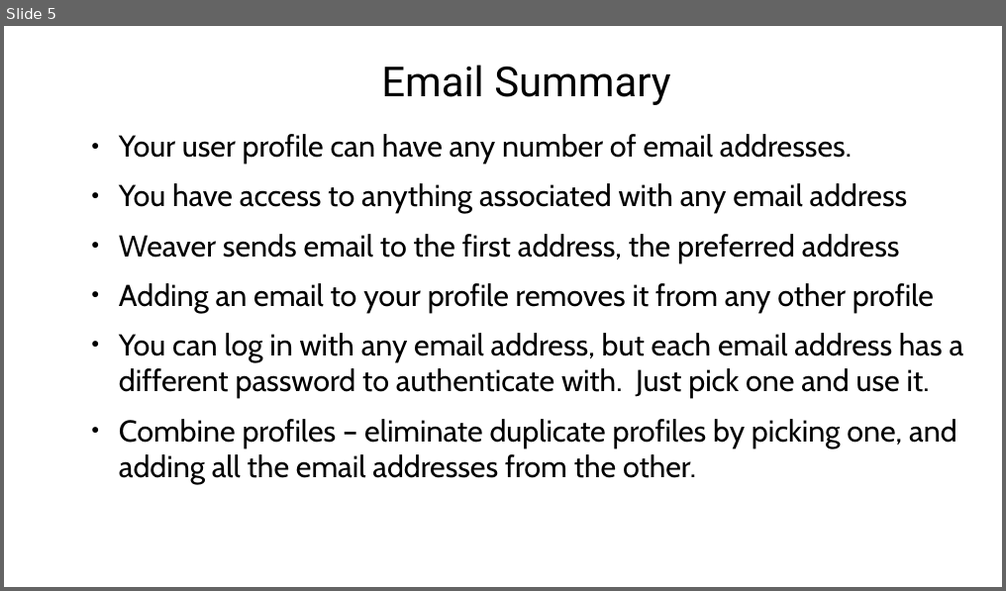
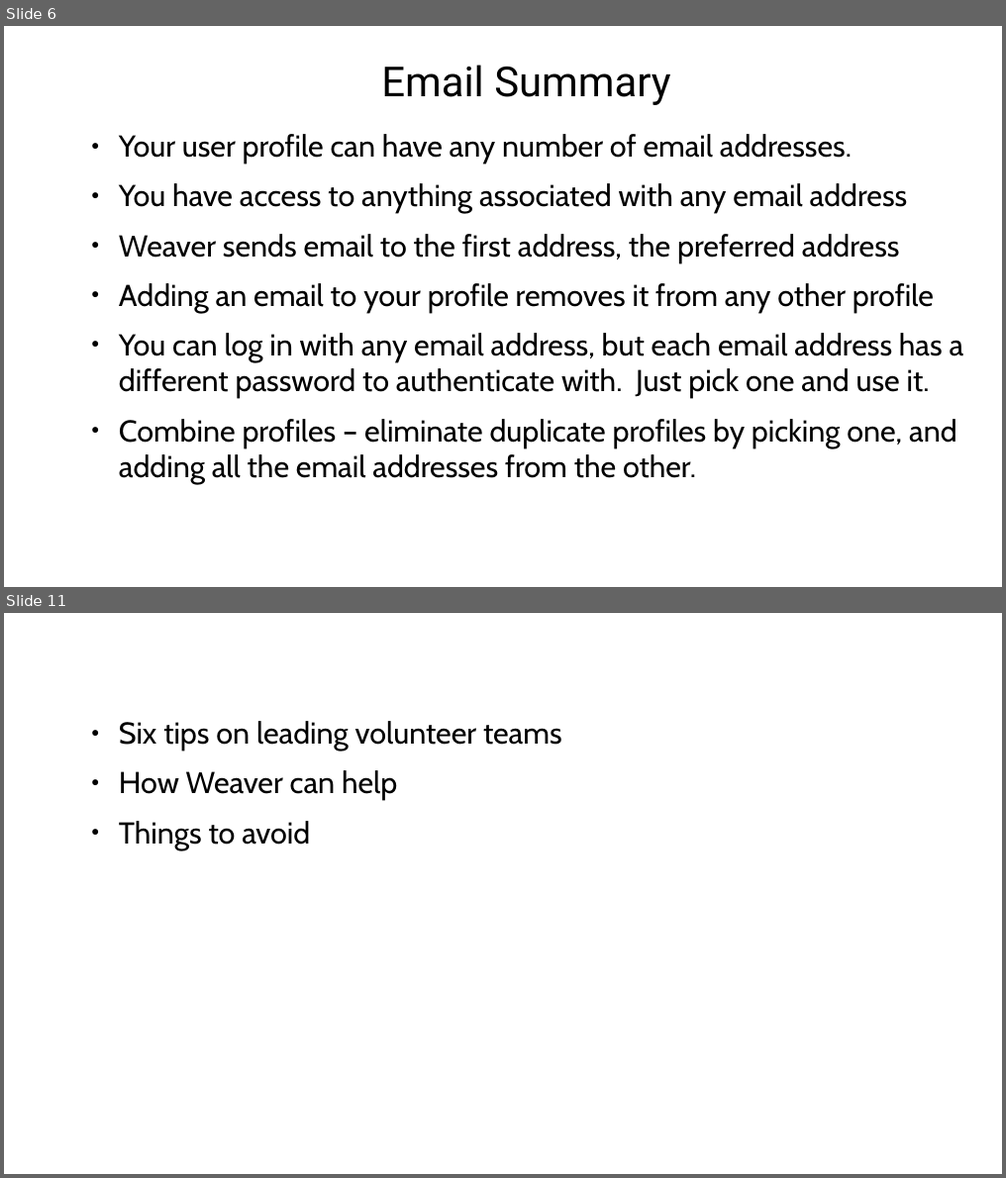
Before and after one commit to agilepro/cognoscenti, a slide deck: documentation/VideoPresentations.odp. Shown one above the other, each under a label of ours: slide 5 before the commit, slides 6 and 11 after it; the slides between them are not shown. The pictures are 1006x591 and 1006x1178 pixels, drawn with LibreOffice and Linux fonts; fonts in the diff are those of the drawing; background and template pictures are left out. Boxes give left, top, right and bottom in pixels: in the first picture for what was removed or moved away, otherwise in the second. Text is boxed around its words. In the diff, an @@ line names an element or a change of style, - is before the commit and + after.

```diff
--- a/documentation/VideoPresentations.odp
+++ b/documentation/VideoPresentations.odp
@@ slide 11 added at [4,613,1002,1174], background picture (left out) @@
@@ text added at [119,721,562,851], 27.9 pt, text #000000 @@
+● Six tips on leading volunteer teams
+● How Weaver can help
+● Things to avoid
@@ what was slide 5 is now slide 6 @@
```
Also in this commit, not shown: 23 other slides added, 2 other files.
